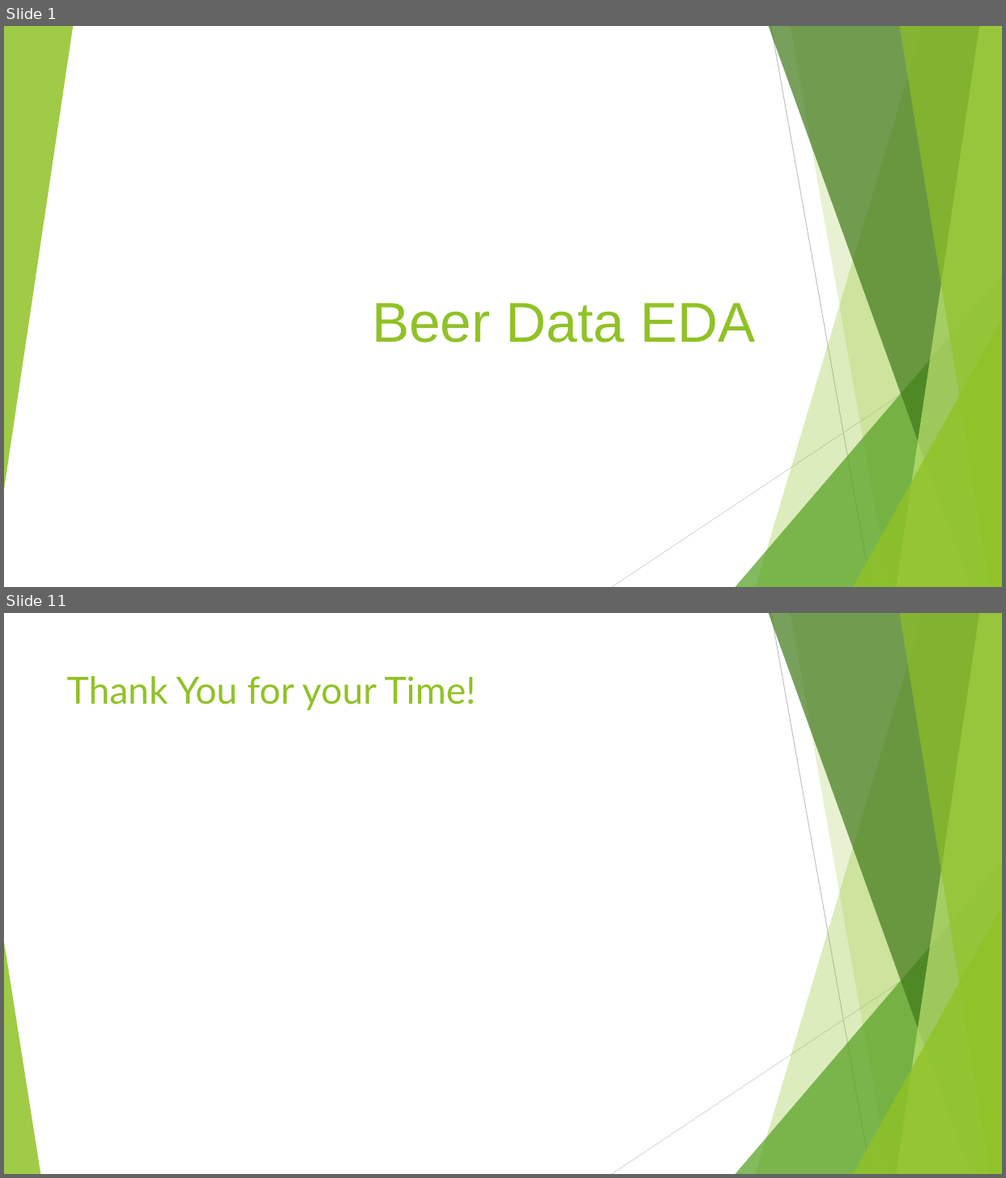
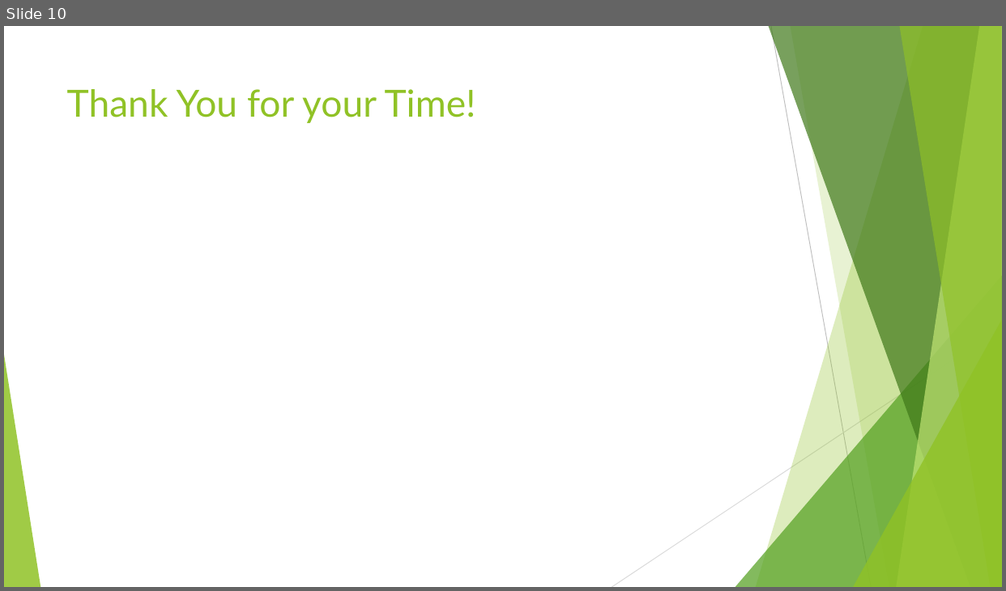
Before and after one commit to malcolmccarlson/DDS-CaseStudy1, a slide deck: MalcolmCarlsonBeerDataEDA.DDS6306.pptx. Shown one above the other, each under a label of ours: slides 1 and 11 before the commit, slide 10 after it; the slides between them are not shown. The pictures are 1006x1178 and 1006x591 pixels, drawn with LibreOffice and Linux fonts; fonts in the diff are those of the drawing. Boxes give left, top, right and bottom in pixels: in the first picture for what was removed or moved away, otherwise in the second. Text is boxed around its words. In the diff, an @@ line names an element or a change of style, - is before the commit and + after.

```diff
--- a/MalcolmCarlsonBeerDataEDA.DDS6306.pptx
+++ b/MalcolmCarlsonBeerDataEDA.DDS6306.pptx
@@ slide 1 removed at [4,26,1002,587], background #FFFFFF; not listed: 9 template elements that a slide beside it also shows @@
@@ triangle removed at [4,26,73,490] @@
@@ title removed at [372,303,755,343] @@
-Beer Data EDA
@@ what was slide 11 is now slide 10 @@
```
Also in this commit, not shown: 7 slides changed, 2 slides added, 2 other slides removed, 1 other file.
